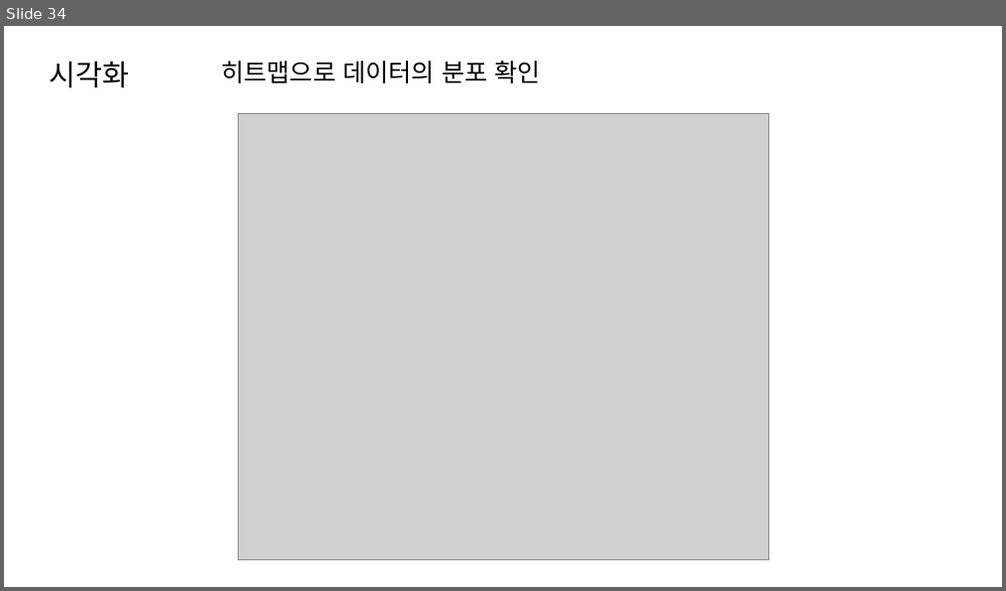
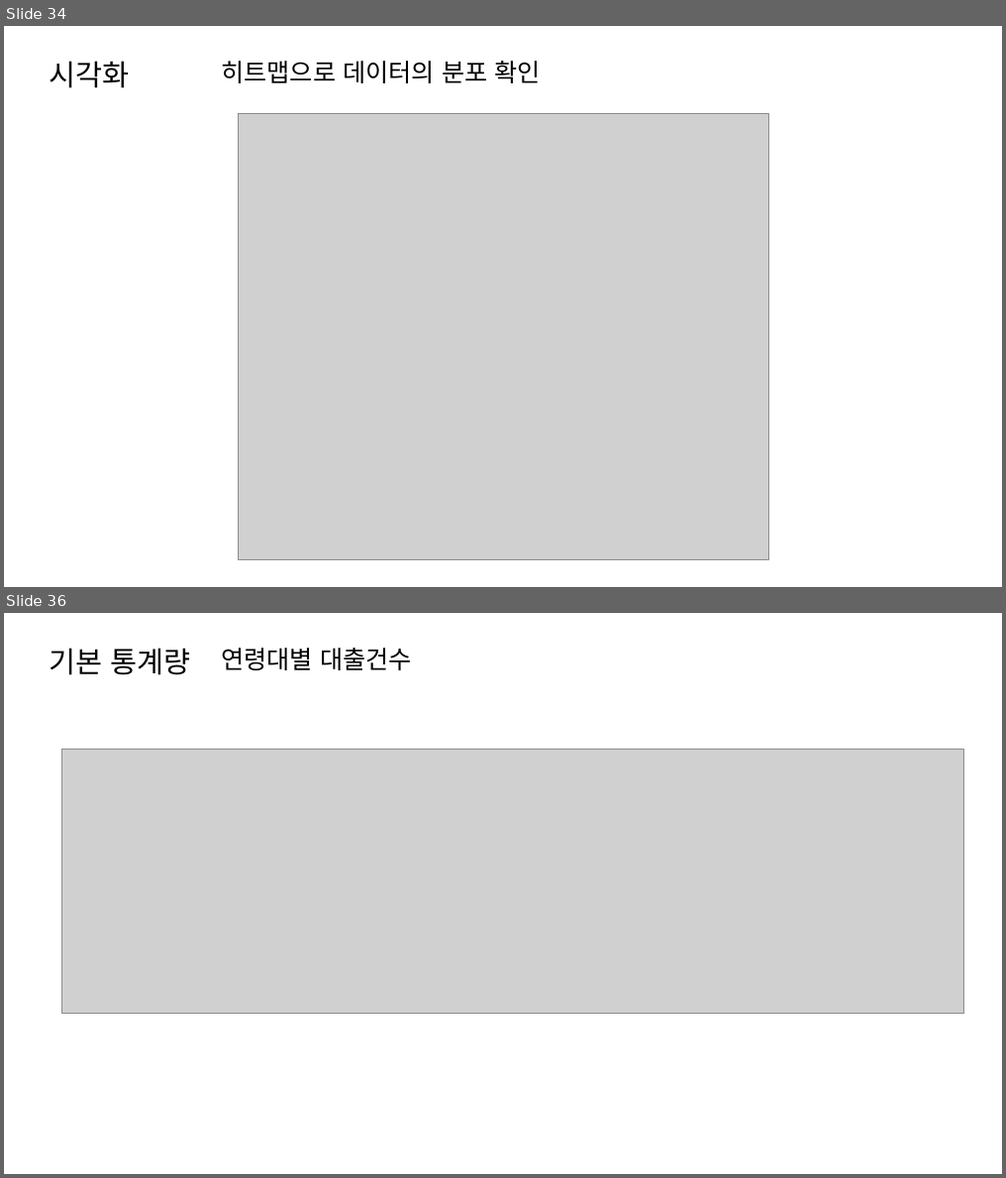
Before and after one commit to dev-hw/SeSAC-live_map, a slide deck: 230810.pptx. Shown one above the other, each under a label of ours: slide 34 before the commit, slides 34 and 36 after it; the slides between them are not shown. The pictures are 1006x591 and 1006x1178 pixels, drawn with LibreOffice and Linux fonts; fonts in the diff are those of the drawing; grey boxes stand for pictures. Boxes give left, top, right and bottom in pixels: in the first picture for what was removed or moved away, otherwise in the second. Text is boxed around its words. In the diff, an @@ line names an element or a change of style, - is before the commit and + after.

Commit message:
연령대별 대출건수 그래프 시각화

```diff
--- a/230810.pptx
+++ b/230810.pptx
@@ slide 36 added at [4, 613, 1002, 1174], background #FFFFFF @@
@@ text added at [49, 648, 190, 675], 28 pt, text #000000 @@
+기본 통계량
@@ text added at [221, 648, 412, 670], 24 pt, text #000000 @@
+연령대별 대출건수
@@ picture added at [61, 749, 963, 1014] @@
```
Also in this commit, not shown: 3 slides changed, 3 other slides added, 1 slide removed, 3 other files.
